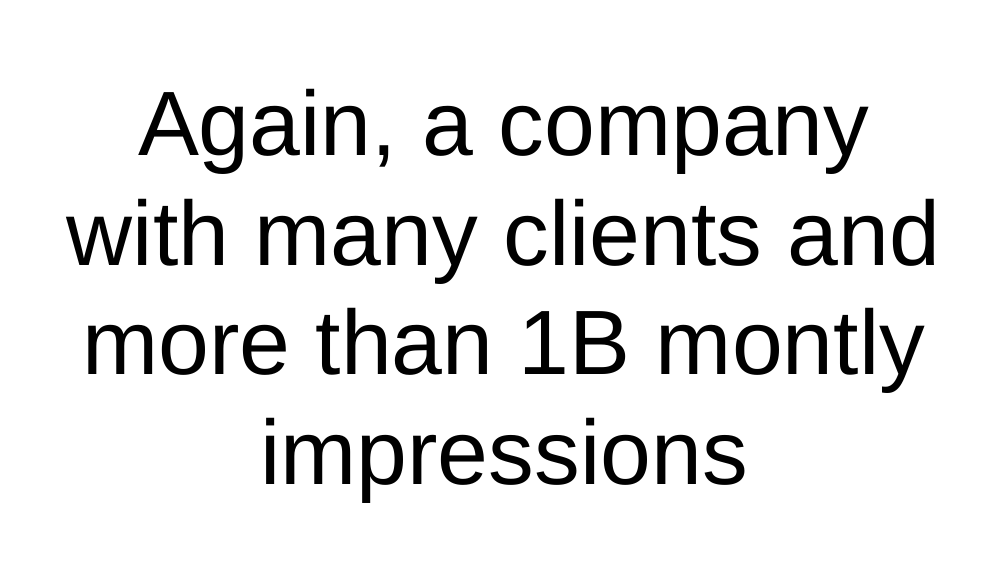
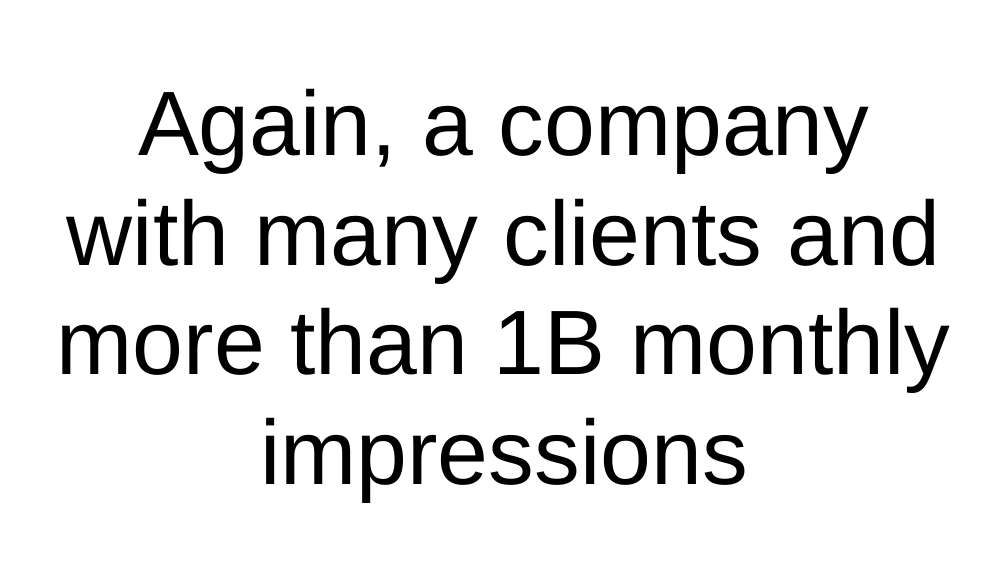
Before and after one commit to tebeka/talks, a slide deck: slide 11 of data-management/data-management.odp. Drawn at 1008x567 pixels with LibreOffice and Linux fonts; fonts in the diff are those of the drawing. Boxes give left, top, right and bottom in pixels: in the first picture for what was removed or moved away, otherwise in the second. Text is boxed around its words. In the diff, an @@ line names an element or a change of style, - is before the commit and + after.

```diff
--- a/data-management/data-management.odp
+++ b/data-management/data-management.odp
@@ title at box(57, 88, 951, 501): text changed @@
-Again, a company with many clients and more than 1B montly impressions
+Again, a company with many clients and more than 1B monthly impressions
```
Also in this commit, not shown: 8 other slides changed, 1 slide added.
